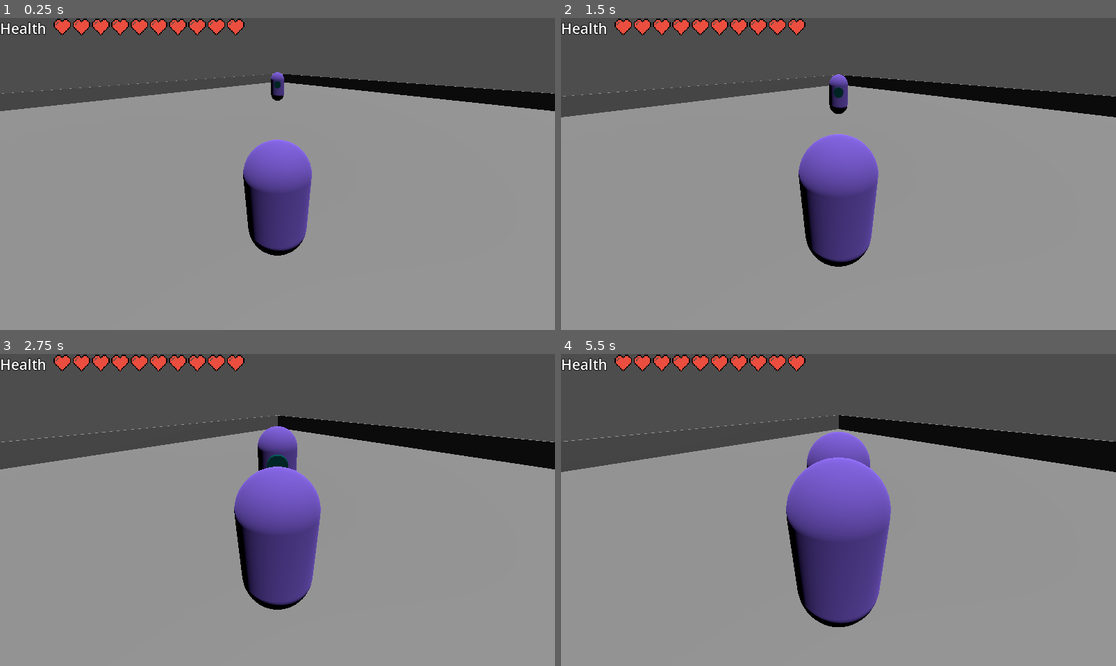
Above: before the commit, frames 1-4 (two rows, left to right).
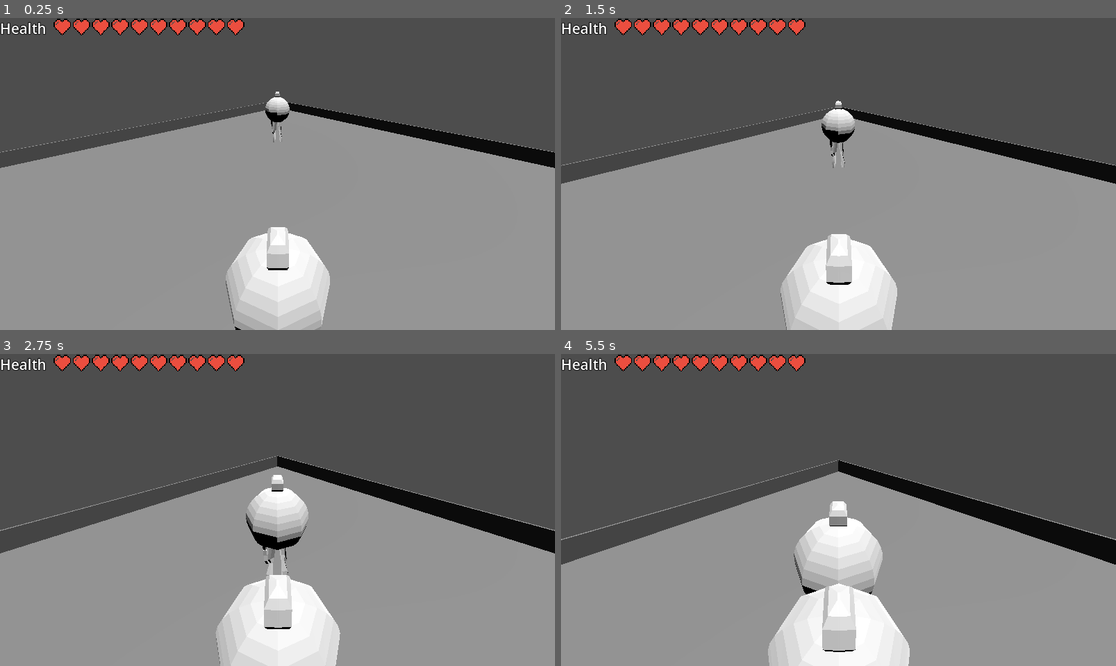
Above: after the commit, the same moments.

Repository: ArneSoko/DeadlyKO
Game: Godot game, scene res://main.tscn
Two runs of this game, one before a commit and one after it. Both use one fixed random seed, a clock stepped at 60 frames per second and the inputs below.
Inputs (mouse positions are in pixels of both pictures, inside the frame that each line leads up to):
- Up to frame 1 (0.25 s): no input
- Up to frame 2 (1.5 s): tap Enter at 0.5 s; move the mouse to (866, 174) at 0.52 s; hold Mouse wheel up (Zoom_In) 0.53-1.28 s; hold W (move_forward) from 0.53 s (still down); move the mouse to (810, 174) at 1.27 s; tap Mouse wheel down (Zoom_Out) at 1.35 s
- Up to frame 3 (2.75 s): keep holding W (move_forward); move the mouse to (288, 503) at 2.02 s; hold Mouse wheel up (Zoom_In) from 2.03 s (still down)
- Up to frame 4 (5.5 s): keep holding W (move_forward); move the mouse to (832, 516) at 2.77 s; release Mouse wheel up (Zoom_In) at 2.78 s; tap Mouse wheel down (Zoom_Out) at 2.85, 4.35 s; move the mouse to (877, 513) at 3.52 s; hold Mouse wheel up (Zoom_In) 3.53-4.28 s; move the mouse to (794, 506) at 4.27 s; move the mouse to (844, 510) at 5.02 s; hold Mouse wheel up (Zoom_In) from 5.03 s (still down)

The runs differ from the first frame. In frame 1, 23% of the frame differs, in the area x 0-100%, y 17-100%; in frame 2, 28%; in frame 3, 33%; in frame 4, 36%, in the area x 0-100%, y 19-100%.

Commit message:
Changed debug player model

Diff:
--- a/camera.tscn
+++ b/camera.tscn
@@ -12,3 +12,5 @@
 spring_length = 3.0
 
 [node name="Camera3D" type="Camera3D" parent="CamPitch/CamArm"]
+transform = Transform3D(1, 0, 0, 0, 1, 0, 0, 0, 1, 0, -0.5, 0)
+near = 0.5
--- a/main.tscn
+++ b/main.tscn
@@ -17,7 +17,7 @@
 transform = Transform3D(1, 0, 0, 0, 1, 0, 0, 0, 1, 5, 0, 5)
 
 [node name="CamYaw" parent="Player" instance=ExtResource("2_do3f3")]
-transform = Transform3D(1, 0, 0, 0, 1, 0, 0, 0, 1, 0, 1.5, 0)
+transform = Transform3D(1, 0, 0, 0, 1, 0, 0, 0, 1, 0, 5, 0)
 
 [node name="MenuRoot" parent="." instance=ExtResource("2_aayq3")]
 
--- a/player.gd
+++ b/player.gd
@@ -10,7 +10,6 @@
 #Different parts of the scene, including the player's body, the camera, and the opponent
 @onready var camorigin=$CamYaw
 @onready var pivot=$Pivot
-@onready var body=$Pivot/Body
 @onready var opp=$"../Opp"
 
 func _ready():
--- a/player.tscn
+++ b/player.tscn
@@ -1,37 +1,19 @@
-[gd_scene load_steps=7 format=3 uid="uid://bifif61oy6qoj"]
+[gd_scene load_steps=5 format=3 uid="uid://bifif61oy6qoj"]
 
 [ext_resource type="Script" path="res://player.gd" id="1_vmmpy"]
-
-[sub_resource type="CapsuleMesh" id="CapsuleMesh_gomgk"]
-
-[sub_resource type="StandardMaterial3D" id="StandardMaterial3D_5yh0t"]
-albedo_color = Color(0.580392, 0.439216, 1, 1)
-metallic = 0.45
-
-[sub_resource type="CylinderMesh" id="CylinderMesh_yutlf"]
-
-[sub_resource type="StandardMaterial3D" id="StandardMaterial3D_7mhp4"]
-specular_mode = 1
-disable_ambient_light = true
-albedo_color = Color(0, 1, 1, 1)
-metallic = 0.91
+[ext_resource type="PackedScene" uid="uid://ddxn81tjx236n" path="res://Miles Spiderman2.glb" id="2_gos43"]
 
 [sub_resource type="CapsuleShape3D" id="CapsuleShape3D_2g6vs"]
+
+[sub_resource type="CapsuleShape3D" id="CapsuleShape3D_6bxme"]
+radius = 0.6
 
 [node name="Player" type="CharacterBody3D"]
 script = ExtResource("1_vmmpy")
 
 [node name="Pivot" type="Node3D" parent="."]
 
-[node name="Body" type="MeshInstance3D" parent="Pivot"]
-transform = Transform3D(1, 0, 0, 0, 1, 0, 0, 0, 1, 0, 1, 0)
-mesh = SubResource("CapsuleMesh_gomgk")
-surface_material_override/0 = SubResource("StandardMaterial3D_5yh0t")
-
-[node name="Eyes" type="MeshInstance3D" parent="Pivot"]
-transform = Transform3D(0.5, 0, 0, 0, -8.74228e-09, -0.5, 0, 0.2, -2.18557e-08, 0, 1.21, -0.423)
-mesh = SubResource("CylinderMesh_yutlf")
-surface_material_override/0 = SubResource("StandardMaterial3D_7mhp4")
+[node name="Miles Spiderman2" parent="Pivot" instance=ExtResource("2_gos43")]
 
 [node name="Collision" type="CollisionShape3D" parent="."]
 transform = Transform3D(1, 0, 0, 0, 1, 0, 0, 0, 1, 0, 1, 0)
@@ -39,4 +21,8 @@
 
 [node name="Hurtbox" type="Node3D" parent="."]
 
-[node name="Hitboxes" type="Node3D" parent="."]
+[node name="Area3D" type="Area3D" parent="Hurtbox"]
+
+[node name="CollisionShape3D" type="CollisionShape3D" parent="Hurtbox/Area3D"]
+transform = Transform3D(1, 0, 0, 0, 1, 0, 0, 0, 1, 0, 1, 0)
+shape = SubResource("CapsuleShape3D_6bxme")
